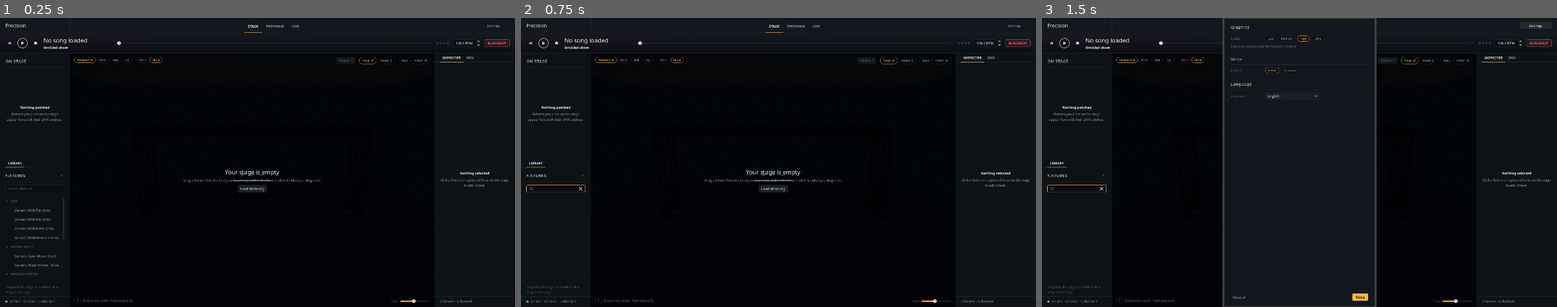
Above: before the commit, frames 1-3 (left to right).
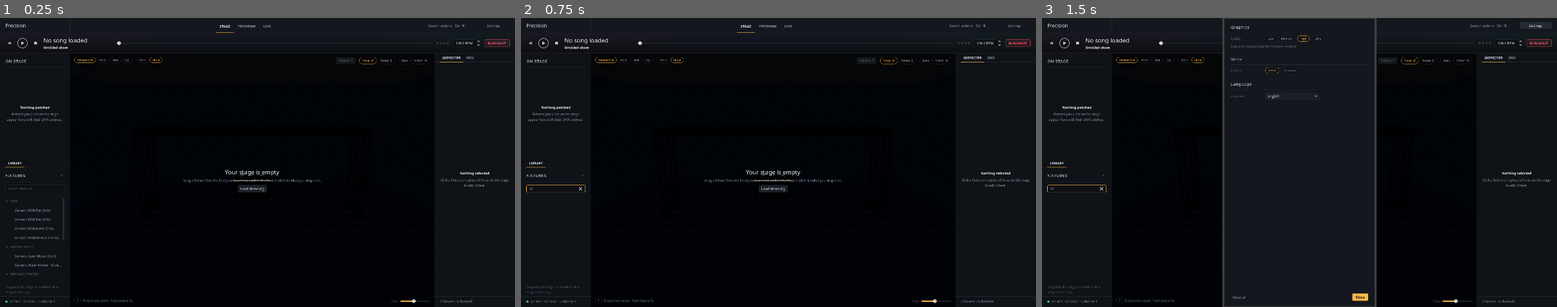
Above: after the commit, the same moments.

Repository: LuckyOwlStudios/Precision
Game: Godot game, scene res://ui/main/main_window.tscn
Two runs of this game, one before a commit and one after it. Both use one fixed random seed, a clock stepped at 60 frames per second and the inputs below.
Inputs (mouse positions are in pixels of both pictures, inside the frame that each line leads up to):
- Up to frame 1 (0.25 s): no input
- Up to frame 2 (0.75 s): click (557, 188) at 0.52 s; type "12" at 0.6 s
- Up to frame 3 (1.5 s): click "Settings" at 1.25 s

The runs differ from the first frame. In frame 1, 0.1% of the frame differs, in the area x 41-91%, y 2-6%; in frame 2, 0.1%; in frame 3, less than 0.1%.

Commit message:
Add Ctrl+K action search with a registry other features can register into
Co-Authored-By: Claude Sonnet 5.5 <noreply@anthropic.com>
Claude-Session: https://claude.ai/code/session_01ACHC6jJBkoW9CyLWZZvcSv

Diff:
--- /dev/null
+++ b/tests/palette_test.gd
@@ -0,0 +1,57 @@
+extends SceneTree
+## Action registry and Ctrl+K palette. Run:
+##   godot --headless --path . --script res://tests/palette_test.gd
+
+var _fails := 0
+
+
+func _check(ok: bool, what: String) -> void:
+	if not ok:
+		_fails += 1
+		print("FAIL: ", what)
+
+
+func _initialize() -> void:
+	# Fuzzy matching.
+	_check(ActionRegistry.fuzzy_score("dpl", "Fixture Duplicate") >= 0, "subsequence matches")
+	_check(ActionRegistry.fuzzy_score("xyz", "Fixture Duplicate") < 0, "non-match is -1")
+	_check(ActionRegistry.fuzzy_score("dup", "Fixture Duplicate") > ActionRegistry.fuzzy_score("dup", "Do unrelated pieces"), "tight match beats scattered")
+	_check(ActionRegistry.fuzzy_score("go live", "Workspace Go to Live") >= 0, "every word must match, any order of spacing")
+
+	var reg := ActionRegistry.new()
+	var ran: Array[String] = []
+	var on := [true]
+	reg.register(&"a.undo", "Undo", func() -> void: ran.append("undo"), {category = "Edit", shortcut = "Ctrl+Z", keywords = "revert"})
+	reg.register(&"a.dup", "Duplicate", func() -> void: ran.append("dup"), {category = "Fixture", enabled = func() -> bool: return on[0]})
+	_check(reg.count() == 2, "two registered")
+	_check(reg.search("").size() == 2, "empty query lists all")
+	_check(reg.search("revert")[0].id == &"a.undo", "keywords are searched")
+	_check(reg.search("dup")[0].id == &"a.dup", "title search")
+	on[0] = false
+	_check(reg.search("dup").is_empty(), "disabled actions hidden")
+	on[0] = true
+	reg.register(&"a.undo", "Undo again", func() -> void: pass)
+	_check(reg.count() == 2, "same id replaces")
+	reg.unregister(&"a.undo")
+	_check(reg.count() == 1, "unregister")
+
+	# The palette scene: type, arrow, Enter.
+	var pal: CommandPalette = load("res://ui/palette/command_palette.tscn").instantiate()
+	root.add_child(pal)
+	pal.setup(reg)
+	await process_frame
+	pal.open()
+	await process_frame
+	_check(pal.visible, "opens")
+	var field: LineEdit = pal.get_node("%Field")
+	field.text = "dup"
+	field.text_changed.emit("dup")
+	var enter := InputEventKey.new()
+	enter.keycode = KEY_ENTER
+	enter.pressed = true
+	field.gui_input.emit(enter)
+	_check(ran == ["dup"], "Enter runs the action: " + str(ran))
+	_check(not pal.visible, "closes after running")
+
+	print("palette tests: ", "OK" if _fails == 0 else "%d failed" % _fails)
+	quit(1 if _fails else 0)
--- a/ui/main/main_window.gd
+++ b/ui/main/main_window.gd
@@ -8,7 +8,7 @@
 ## Shortcuts: Space = play/pause, Esc = blackout, Delete = remove selected fixture,
 ## F2 = rename selected fixture, W/E = move/rotate gizmo (stage view),
 ## Ctrl+Z = undo, Ctrl+R = redo (Ctrl+Shift+Z and Ctrl+Y redo too; Cmd on a Mac),
-## 1/2/3 = Stage/Program/Live workspace. None of these fire while you're typing
+## 1/2/3 = Stage/Program/Live workspace, Ctrl+K = search every action. None of these fire while you're typing
 ## in a text field: there Ctrl+Z undoes your typing instead.
 
 @onready var ctx: StudioContext = %Studio
@@ -22,6 +22,7 @@
 @onready var output_label: Label = %OutputLabel
 @onready var output_dot: Panel = %OutputDot
 @onready var rig_label: Label = %RigLabel
+@onready var palette: CommandPalette = %CommandPalette
 
 
 func _ready() -> void:
@@ -49,6 +50,9 @@
 			ctx.set_workspace(StudioContext.Workspace.STAGE)
 		right_tabs.current_tab = right_tabs.get_tab_idx_from_control(%Inspector))
 	%SettingsButton.pressed.connect(%SettingsWindow.open)
+	palette.setup(ctx.actions)
+	%SearchButton.pressed.connect(palette.open)
+	_register_actions()
 	_apply_workspace(ctx.workspace)
 	# First launch: Stage with the fixture Library in front of the left dock.
 	left_tabs.current_tab = left_tabs.get_tab_idx_from_control(%Library)
@@ -56,6 +60,29 @@
 
 	# Audio files dropped anywhere on the window go into the song library.
 	get_window().files_dropped.connect(_on_files_dropped)
+
+
+## The app-wide actions of the Ctrl+K search. Other features register their own
+## on ctx.actions (see ActionRegistry); this is just the ones that belong to
+## the window itself. The shortcut text is only shown, _unhandled_input below
+## does the real work.
+func _register_actions() -> void:
+	var a := ctx.actions
+	var has_selection := func() -> bool: return ctx.selected != null
+	a.register(&"edit.undo", "Undo", ctx.undo, {category = "Edit", shortcut = "Ctrl+Z", keywords = "revert"})
+	a.register(&"edit.redo", "Redo", ctx.redo, {category = "Edit", shortcut = "Ctrl+R", keywords = "again"})
+	a.register(&"edit.remove_fixture", "Remove selected fixture", func() -> void: ctx.remove_fixture(ctx.selected),
+		{category = "Fixture", shortcut = "Delete", keywords = "delete", enabled = has_selection})
+	a.register(&"edit.rename_fixture", "Rename selected fixture", func() -> void: ctx.request_rename(ctx.selected),
+		{category = "Fixture", shortcut = "F2", enabled = has_selection})
+	a.register(&"transport.play", "Play / pause", ctx.toggle_play, {category = "Transport", shortcut = "Space", keywords = "start stop"})
+	a.register(&"transport.start", "Back to start", func() -> void: ctx.seek(0.0), {category = "Transport", shortcut = "Home", keywords = "rewind"})
+	a.register(&"output.blackout", "Toggle blackout", func() -> void: ctx.blackout = not ctx.blackout,
+		{category = "Output", shortcut = "Esc", keywords = "lights off dark"})
+	a.register(&"workspace.stage", "Go to Stage", ctx.set_workspace.bind(StudioContext.Workspace.STAGE), {category = "Workspace", shortcut = "1", keywords = "rig build"})
+	a.register(&"workspace.program", "Go to Program", ctx.set_workspace.bind(StudioContext.Workspace.PROGRAM), {category = "Workspace", shortcut = "2", keywords = "timeline show"})
+	a.register(&"workspace.live", "Go to Live", ctx.set_workspace.bind(StudioContext.Workspace.LIVE), {category = "Workspace", shortcut = "3", keywords = "perform"})
+	a.register(&"app.settings", "Open settings", %SettingsWindow.open, {category = "App", keywords = "preferences quality units language"})
 
 
 func _on_files_dropped(files: PackedStringArray) -> void:
@@ -163,6 +190,8 @@
 				_undo()
 		KEY_R, KEY_Y:
 			_redo()
+		KEY_K:
+			palette.toggle()
 		_:
 			return
 	get_viewport().set_input_as_handled()
--- a/ui/main/main_window.tscn
+++ b/ui/main/main_window.tscn
@@ -15,6 +15,7 @@
 [ext_resource type="PackedScene" path="res://ui/panels/effects_panel.tscn" id="13_fx"]
 [ext_resource type="PackedScene" path="res://ui/settings/settings_window.tscn" id="14_settings"]
 [ext_resource type="PackedScene" path="res://ui/panels/looks_panel.tscn" id="15_looks"]
+[ext_resource type="PackedScene" path="res://ui/palette/command_palette.tscn" id="16_palette"]
 
 [sub_resource type="StyleBoxFlat" id="Background"]
 bg_color = Color(0.051, 0.059, 0.071, 1)
@@ -89,6 +90,16 @@
 tab_1/title = "PROGRAM"
 tab_2/title = "LIVE"
 
+[node name="SearchButton" type="Button" parent="Layout/Header/Row"]
+unique_name_in_owner = true
+custom_minimum_size = Vector2(190, 0)
+layout_mode = 2
+size_flags_vertical = 4
+tooltip_text = "Search every action (Ctrl+K)"
+focus_mode = 0
+theme_type_variation = &"FlatButton"
+text = "Search actions   Ctrl+K"
+
 [node name="SettingsButton" type="Button" parent="Layout/Header/Row" unique_id=1880150569]
 unique_name_in_owner = true
 custom_minimum_size = Vector2(120, 0)
@@ -263,3 +274,7 @@
 
 [node name="SettingsWindow" parent="." instance=ExtResource("14_settings")]
 unique_name_in_owner = true
+
+[node name="CommandPalette" parent="." instance=ExtResource("16_palette")]
+unique_name_in_owner = true
+layout_mode = 1
--- a/ui/main/studio_context.gd
+++ b/ui/main/studio_context.gd
@@ -69,6 +69,10 @@
 @onready var music_player: AudioStreamPlayer = $Music
 @onready var dj: DJSync = $DJSync ## follows the DJ software; off until a source is picked
 
+## Everything the Ctrl+K action search can run. Features register their own
+## actions here (see ActionRegistry).
+var actions := ActionRegistry.new()
+
 var song: Song ## the song loaded on the timeline, or null
 
 var selected: DMXFixture
--- /dev/null
+++ b/ui/palette/action_registry.gd
@@ -0,0 +1,120 @@
+class_name ActionRegistry
+extends RefCounted
+## The list of actions the Ctrl+K search (CommandPalette) can find and run.
+## Lives on StudioContext as `ctx.actions`, so any feature registers its own:
+##
+##     ctx.actions.register(&"fixture.duplicate", "Duplicate", _duplicate,
+##         {category = "Fixture", shortcut = "Shift+D", keywords = "copy clone",
+##          enabled = func() -> bool: return ctx.selected != null})
+##
+## Options (all optional): category, shortcut (display text only), keywords,
+## enabled (Callable returning bool; false hides the action).
+## Registering an id again replaces the earlier action, so panels can safely
+## register from setup() more than once. Use unregister() for actions that
+## only exist while some panel does.
+
+signal changed
+
+var _actions: Dictionary[StringName, PaletteAction] = {}
+
+
+func register(id: StringName, title: String, run: Callable, options: Dictionary = {}) -> PaletteAction:
+	var a := PaletteAction.new()
+	a.id = id
+	a.title = title
+	a.run = run
+	a.category = str(options.get("category", ""))
+	a.shortcut = shortcut_text(str(options.get("shortcut", "")))
+	a.keywords = str(options.get("keywords", ""))
+	var en: Variant = options.get("enabled", Callable())
+	a.enabled = en if en is Callable else Callable()
+	_actions[id] = a
+	changed.emit()
+	return a
+
+
+func unregister(id: StringName) -> void:
+	if _actions.erase(id):
+		changed.emit()
+
+
+func get_action(id: StringName) -> PaletteAction:
+	return _actions.get(id)
+
+
+func count() -> int:
+	return _actions.size()
+
+
+## Enabled actions matching `query`, best match first. An empty query lists
+## everything, grouped by category then title. Space-separated words must all
+## match ("go live" finds "Workspace › Go to Live").
+static func _sort_by_name(a: PaletteAction, b: PaletteAction) -> bool:
+	return a.display_title().naturalnocasecmp_to(b.display_title()) < 0
+
+
+func search(query: String) -> Array[PaletteAction]:
+	var scored: Array[Dictionary] = []
+	for a: PaletteAction in _actions.values():
+		if not a.is_enabled():
+			continue
+		var s := 0 if query.strip_edges().is_empty() else fuzzy_score(query, "%s %s %s" % [a.category, a.title, a.keywords])
+		if s >= 0:
+			scored.append({action = a, score = s})
+	scored.sort_custom(func(x: Dictionary, y: Dictionary) -> bool:
+		if x.score != y.score:
+			return x.score > y.score
+		return _sort_by_name(x.action, y.action))
+	var out: Array[PaletteAction] = []
+	for e in scored:
+		out.append(e.action)
+	return out
+
+
+## Fuzzy score of `query` against `text`: -1 when it does not match, else
+## higher is better. Each space-separated word of the query has to appear as a
+## subsequence of the text (so "dpl" finds "Duplicate"); consecutive letters,
+## letters at the start of a word and plain substring hits score more.
+static func fuzzy_score(query: String, text: String) -> int:
+	var hay := text.to_lower()
+	var total := 0
+	for word in query.to_lower().split(" ", false):
+		var s := _word_score(word, hay)
+		if s < 0:
+			return -1
+		total += s
+	return total
+
+
+static func _word_score(word: String, hay: String) -> int:
+	var score := 0
+	var pos := 0
+	var prev := -2
+	for i in word.length():
+		var at := hay.find(word[i], pos)
+		if at < 0:
+			return -1
+		if at == prev + 1:
+			score += 10 # runs of consecutive letters
+		if at == 0 or not _is_alnum(hay[at - 1]):
+			score += 8 # start of a word
+		score -= mini(at - pos, 5) # skipped letters cost a little
+		prev = at
+		pos = at + 1
+	if hay.contains(word):
+		score += 20
+		if hay.begins_with(word):
+			score += 10
+	return score
+
+
+static func _is_alnum(ch: String) -> bool:
+	var c := ch.unicode_at(0)
+	return (c >= 48 and c <= 57) or (c >= 97 and c <= 122) or c > 127
+
+
+## Shortcuts are written "Ctrl+Z" in code; a Mac shows them as "Cmd+Z".
+static func shortcut_text(text: String) -> String:
+	if OS.get_name() == "macOS":
+		return text.replace("Ctrl", "Cmd")
+	return text
--- /dev/null
+++ b/ui/palette/command_palette.gd
@@ -0,0 +1,125 @@
+class_name CommandPalette
+extends Control
+## Ctrl+K action search, like Blender's F3: type a few letters of what you want
+## ("undo", "go live", "dup"), Up/Down to pick, Enter to run it. Esc, a click
+## outside, or Ctrl+K again closes it. Each row shows the action's shortcut so
+## the search doubles as a way to learn them.
+##
+## The actions come from an ActionRegistry (ctx.actions); see that file for how
+## a feature adds its own. The layout is in command_palette.tscn.
+
+const MAX_RESULTS := 60
+
+@onready var _field: LineEdit = %Field
+@onready var _list: Tree = %List
+@onready var _empty: Label = %Empty
+
+var _registry: ActionRegistry
+var _results: Array[PaletteAction] = []
+var _index := 0
+var _return_focus: Control
+
+
+func _ready() -> void:
+	visible = false
+	_field.text_changed.connect(func(_t: String) -> void: _refresh())
+	_field.gui_input.connect(_on_field_input)
+	_list.item_activated.connect(_run_current)
+	# A single click runs the row; keyboard moves only select it.
+	_list.item_mouse_selected.connect(func(_pos: Vector2, button: int) -> void:
+		if button == MOUSE_BUTTON_LEFT:
+			_run_current())
+	%Dim.gui_input.connect(func(event: InputEvent) -> void:
+		if event is InputEventMouseButton and event.pressed:
+			close())
+
+
+func setup(registry: ActionRegistry) -> void:
+	_registry = registry
+
+
+func toggle() -> void:
+	if visible:
+		close()
+	else:
+		open()
+
+
+func open() -> void:
+	if _registry == null:
+		return
+	_return_focus = get_viewport().gui_get_focus_owner()
+	_field.text = ""
+	visible = true
+	_refresh()
+	_field.grab_focus()
+
+
+func close() -> void:
+	if not visible:
+		return
+	visible = false
+	if is_instance_valid(_return_focus):
+		_return_focus.grab_focus()
+	_return_focus = null
+
+
+func _refresh() -> void:
+	_results = _registry.search(_field.text)
+	if _results.size() > MAX_RESULTS:
+		_results.resize(MAX_RESULTS)
+	_list.clear()
+	var root := _list.create_item()
+	for a in _results:
+		var item := _list.create_item(root)
+		item.set_text(0, a.display_title())
+		item.set_text(1, a.shortcut)
+		item.set_text_alignment(1, HORIZONTAL_ALIGNMENT_RIGHT)
+		item.set_custom_color(1, UIPalette.TEXT_DIM)
+	_empty.visible = _results.is_empty()
+	_list.visible = not _results.is_empty()
+	_select(0)
+
+
+func _select(i: int) -> void:
+	if _results.is_empty():
+		_index = 0
+		return
+	_index = posmod(i, _results.size())
+	var item := _list.get_root().get_child(_index)
+	item.select(0)
+	_list.scroll_to_item(item)
+
+
+func _run_current(_unused: Variant = null) -> void:
+	if _results.is_empty():
+		return
+	var action := _results[_index]
+	close() # first, so the action sees the focus it would have had without us
+	action.execute()
+
+
+func _on_field_input(event: InputEvent) -> void:
+	if not (event is InputEventKey and event.pressed):
+		return
+	var key := event as InputEventKey
+	match key.keycode:
+		KEY_DOWN:
+			_select(_index + 1)
+		KEY_UP:
+			_select(_index - 1)
+		KEY_PAGEDOWN:
+			_select(mini(_index + 8, _results.size() - 1))
+		KEY_PAGEUP:
+			_select(maxi(_index - 8, 0))
+		KEY_ENTER, KEY_KP_ENTER:
+			_run_current()
+		KEY_ESCAPE:
+			close()
+		KEY_K:
+			if not (key.ctrl_pressed or key.meta_pressed):
+				return
+			close()
+		_:
+			return
+	_field.accept_event()
--- /dev/null
+++ b/ui/palette/command_palette.tscn
@@ -0,0 +1,88 @@
+[gd_scene format=3]
+
+[ext_resource type="Script" path="res://ui/palette/command_palette.gd" id="1_pal"]
+
+[sub_resource type="StyleBoxFlat" id="Dim"]
+bg_color = Color(0, 0, 0, 0.45)
+
+[node name="CommandPalette" type="Control"]
+visible = false
+layout_mode = 3
+anchors_preset = 15
+anchor_right = 1.0
+anchor_bottom = 1.0
+grow_horizontal = 2
+grow_vertical = 2
+script = ExtResource("1_pal")
+
+[node name="Dim" type="Panel" parent="."]
+unique_name_in_owner = true
+layout_mode = 1
+anchors_preset = 15
+anchor_right = 1.0
+anchor_bottom = 1.0
+grow_horizontal = 2
+grow_vertical = 2
+theme_override_styles/panel = SubResource("Dim")
+
+[node name="Anchor" type="MarginContainer" parent="."]
+layout_mode = 1
+anchors_preset = 15
+anchor_right = 1.0
+anchor_bottom = 1.0
+grow_horizontal = 2
+grow_vertical = 2
+mouse_filter = 2
+theme_override_constants/margin_top = 90
+
+[node name="Box" type="PanelContainer" parent="Anchor"]
+custom_minimum_size = Vector2(580, 0)
+layout_mode = 2
+size_flags_horizontal = 4
+size_flags_vertical = 0
+theme_type_variation = &"CenterPanel"
+
+[node name="Margin" type="MarginContainer" parent="Anchor/Box"]
+layout_mode = 2
+theme_override_constants/margin_left = 14
+theme_override_constants/margin_top = 14
+theme_override_constants/margin_right = 14
+theme_override_constants/margin_bottom = 10
+
+[node name="Column" type="VBoxContainer" parent="Anchor/Box/Margin"]
+layout_mode = 2
+theme_override_constants/separation = 8
+
+[node name="Field" type="LineEdit" parent="Anchor/Box/Margin/Column"]
+unique_name_in_owner = true
+layout_mode = 2
+placeholder_text = "Search actions…"
+clear_button_enabled = true
+
+[node name="List" type="Tree" parent="Anchor/Box/Margin/Column"]
+unique_name_in_owner = true
+custom_minimum_size = Vector2(0, 320)
+layout_mode = 2
+focus_mode = 0
+columns = 2
+column_titles_visible = false
+allow_reselect = true
+hide_folding = true
+hide_root = true
+select_mode = 1
+
+[node name="Empty" type="Label" parent="Anchor/Box/Margin/Column"]
+unique_name_in_owner = true
+visible = false
+custom_minimum_size = Vector2(0, 60)
+layout_mode = 2
+theme_type_variation = &"Caption"
+text = "No matching action"
+horizontal_alignment = 1
+vertical_alignment = 1
+
+[node name="Hint" type="Label" parent="Anchor/Box/Margin/Column"]
+layout_mode = 2
+theme_type_variation = &"Caption"
+text = "↑↓ choose   ·   Enter run   ·   Esc close"
+horizontal_alignment = 2
--- /dev/null
+++ b/ui/palette/palette_action.gd
@@ -0,0 +1,32 @@
+class_name PaletteAction
+extends RefCounted
+## One thing the person can do, as listed in the Ctrl+K action search.
+## Made by ActionRegistry.register(); features do not construct these directly.
+
+var id: StringName
+var title: String
+## Grouping shown before the title ("Edit", "View", "Fixture"). Optional.
+var category: String
+## Shortcut as text for display only ("Ctrl+Z", "Alt+H"). The shortcut itself is
+## still handled by whoever owns it; this just tells the person about it.
+var shortcut: String
+## Extra words that should find this action ("delete" for Remove, "undo" for Revert).
+var keywords: String
+var run: Callable
+## Optional Callable returning bool. When it returns false the action is left
+## out of the list (nothing selected, nothing to undo, ...). Invalid = always on.
+var enabled: Callable
+
+
+func is_enabled() -> bool:
+	return run.is_valid() and (not enabled.is_valid() or enabled.call() as bool)
+
+
+## "Edit › Undo", or just the title when there is no category.
+func display_title() -> String:
+	return title if category.is_empty() else "%s › %s" % [category, title]
+
+
+func execute() -> void:
+	if is_enabled():
+		run.call()
